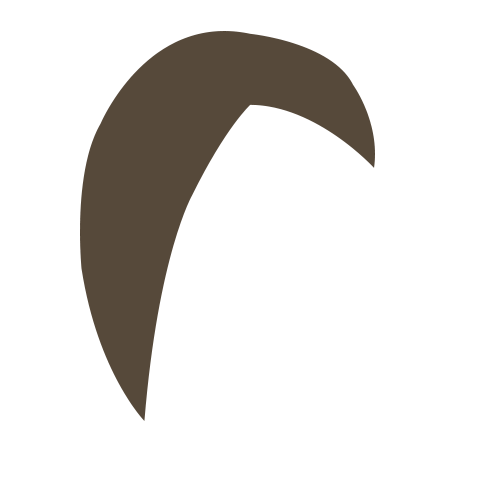
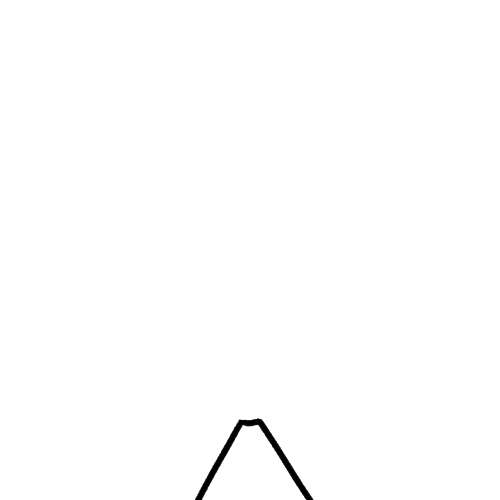
Revision of a layered 500px x 500px image; what changed, layer by layer:
hid "h10 shade" over [80, 31, 375, 421]
added layer "clothes outline" above "clothes" over [83, 148, 377, 500]
